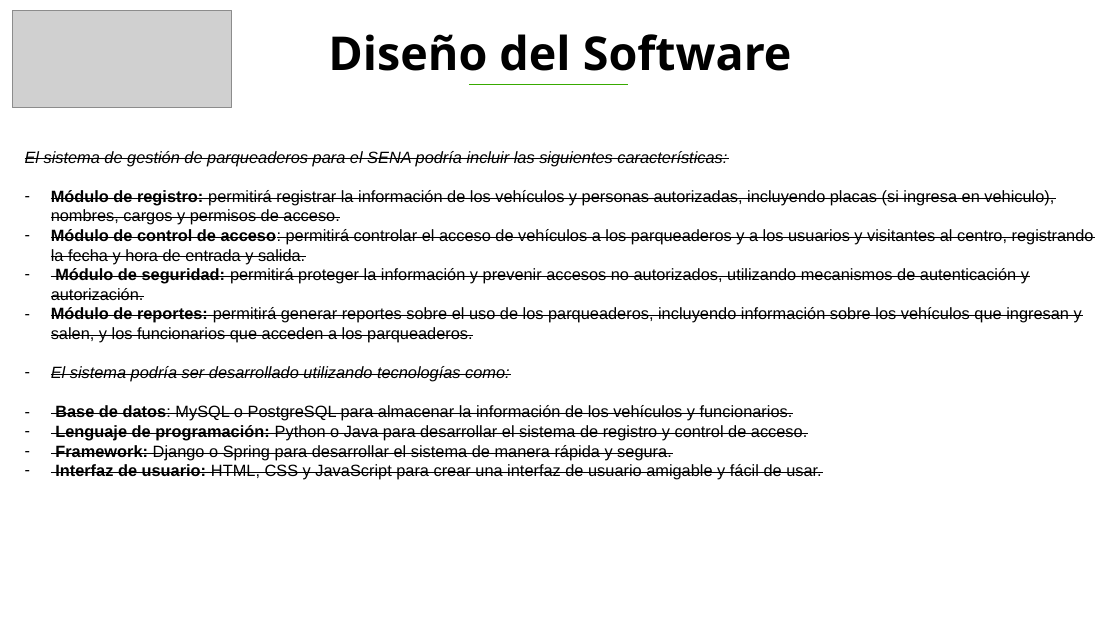
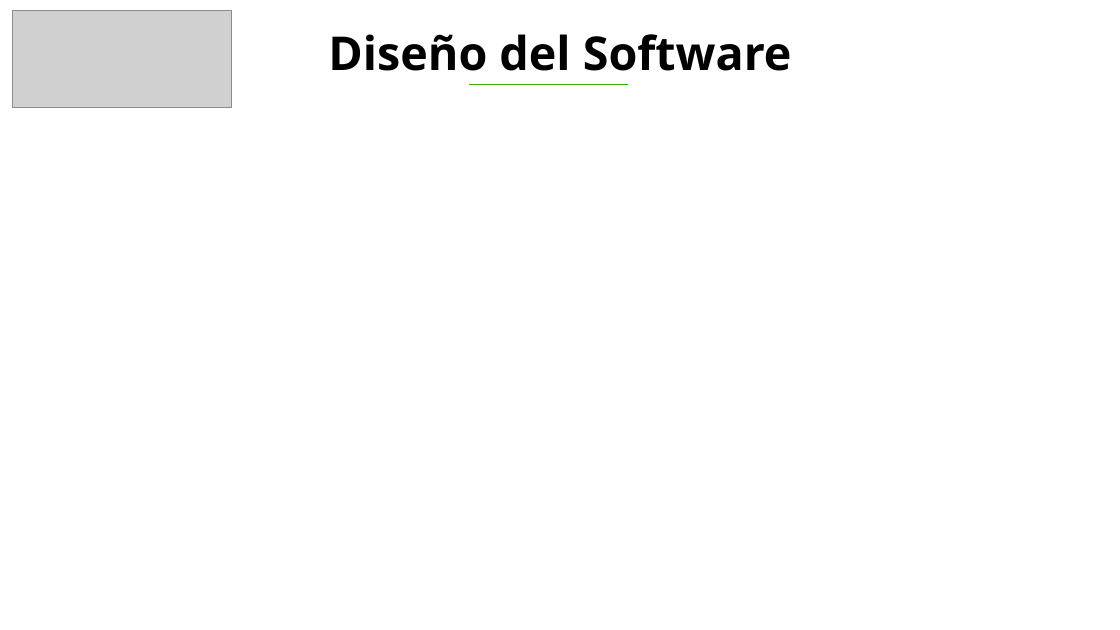
Before and after one commit to scrumteamlmack/Repositorio-de-equipo-3, a slide deck: slide 7 of Arquitectura de software/L-MACK/SUTENTACION 3B L-MACK.pptx. Drawn at 1120x630 pixels with LibreOffice and Linux fonts; fonts in the diff are those of the drawing; grey boxes stand for pictures; background and template pictures are left out. Boxes give left, top, right and bottom in pixels: in the first picture for what was removed or moved away, otherwise in the second. Text is boxed around its words. In the diff, an @@ line names an element or a change of style, - is before the commit and + after.

```diff
--- a/Arquitectura de software/L-MACK/SUTENTACION 3B L-MACK.pptx
+++ b/Arquitectura de software/L-MACK/SUTENTACION 3B L-MACK.pptx
@@ text removed at (25, 151, 1094, 480) @@
-El sistema de gestión de parqueaderos para el SENA podría incluir las siguientes características:
-– Módulo de registro: permitirá registrar la información de los vehículos y personas autorizadas, incluyendo placas (si ingresa en vehiculo), nombres, cargos y permisos de acceso.
-– Módulo de control de acceso: permitirá controlar el acceso de vehículos a los parqueaderos y a los usuarios y visitantes al centro, registrando la fecha y hora de entrada y salida.
-– Módulo de seguridad: permitirá proteger la información y prevenir accesos no autorizados, utilizando mecanismos de autenticación y autorización.
-– Módulo de reportes: permitirá generar reportes sobre el uso de los parqueaderos, incluyendo información sobre los vehículos que ingresan y salen, y los funcionarios que acceden a los parqueaderos.
-– El sistema podría ser desarrollado utilizando tecnologías como:
-– Base de datos: MySQL o PostgreSQL para almacenar la información de los vehículos y funcionarios.
-– Lenguaje de programación: Python o Java para desarrollar el sistema de registro y control de acceso.
-– Framework: Django o Spring para desarrollar el sistema de manera rápida y segura.
-– Interfaz de usuario: HTML, CSS y JavaScript para crear una interfaz de usuario amigable y fácil de usar.
```
Also in this commit, not shown: 1 other slide changed.
